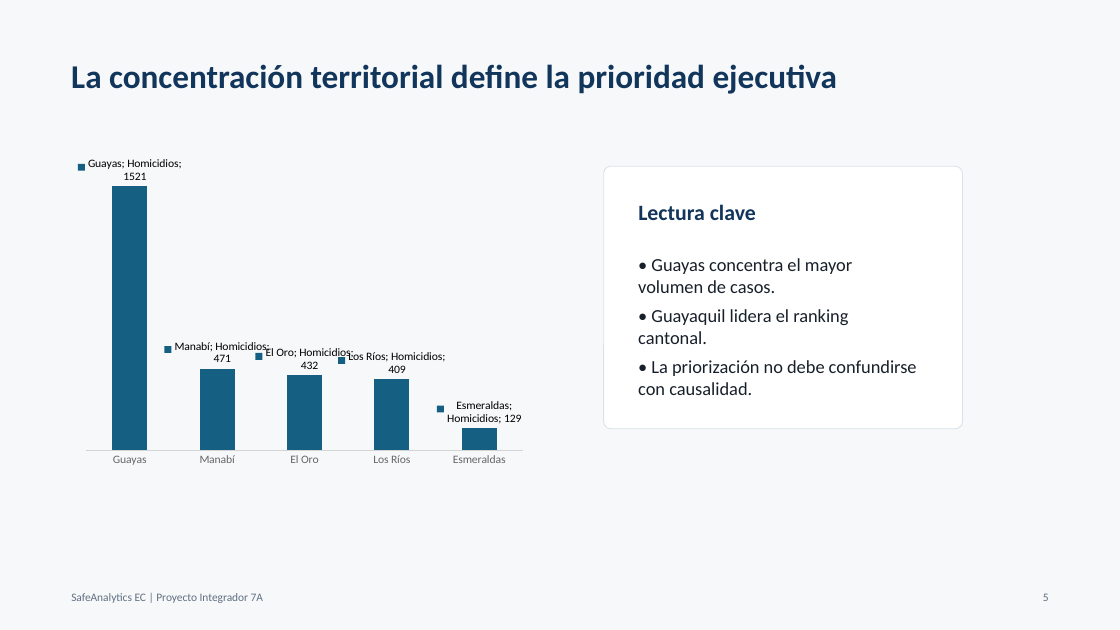
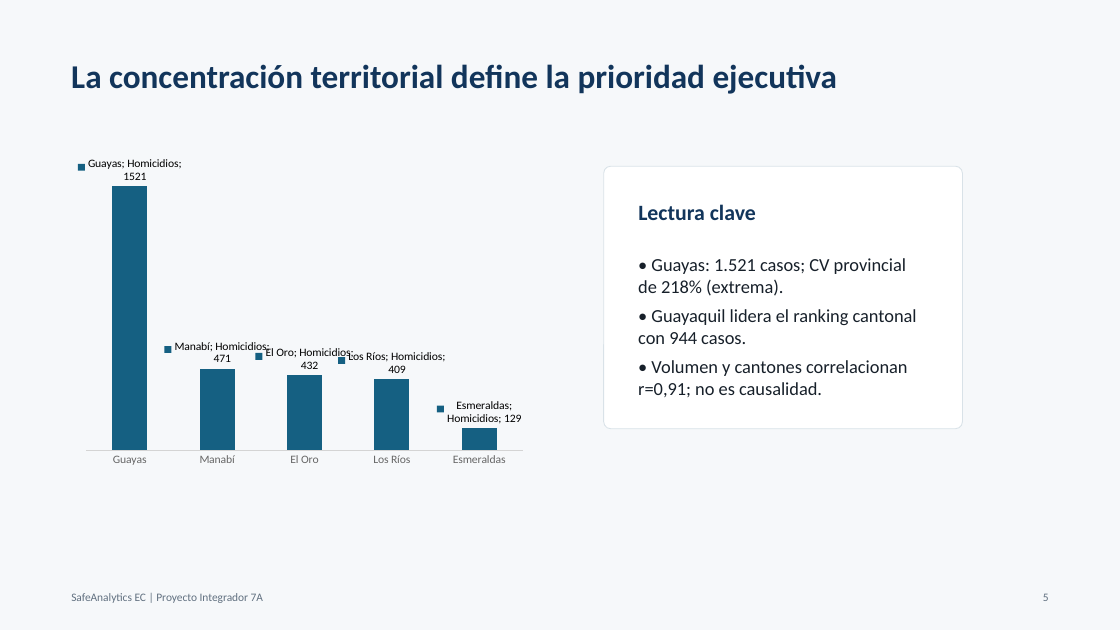
Before and after one commit to Walthergl66/PROYECTO-INTEGRADOR, a slide deck: slide 5 of informe/DEFENSA_SAFEANALYTICS_EC.pptx. Drawn at 1120x630 pixels with LibreOffice and Linux fonts; fonts in the diff are those of the drawing. Boxes give left, top, right and bottom in pixels: in the first picture for what was removed or moved away, otherwise in the second. Text is boxed around its words. In the diff, an @@ line names an element or a change of style, - is before the commit and + after.

```diff
--- a/informe/DEFENSA_SAFEANALYTICS_EC.pptx
+++ b/informe/DEFENSA_SAFEANALYTICS_EC.pptx
@@ text at [638, 258, 906, 296]: text changed @@
-• Guayas concentra el mayor volumen de casos.
+• Guayas: 1.521 casos; CV provincial de 218% (extrema).
@@ text at [638, 309, 917, 344]: text changed @@
-• Guayaquil lidera el ranking cantonal.
+• Guayaquil lidera el ranking cantonal con 944 casos.
@@ text at [638, 360, 908, 397]: text changed @@
-• La priorización no debe confundirse con causalidad.
+• Volumen y cantones correlacionan r=0,91; no es causalidad.
```
Also in this commit, not shown: 4 other slides changed, 24 other files.
